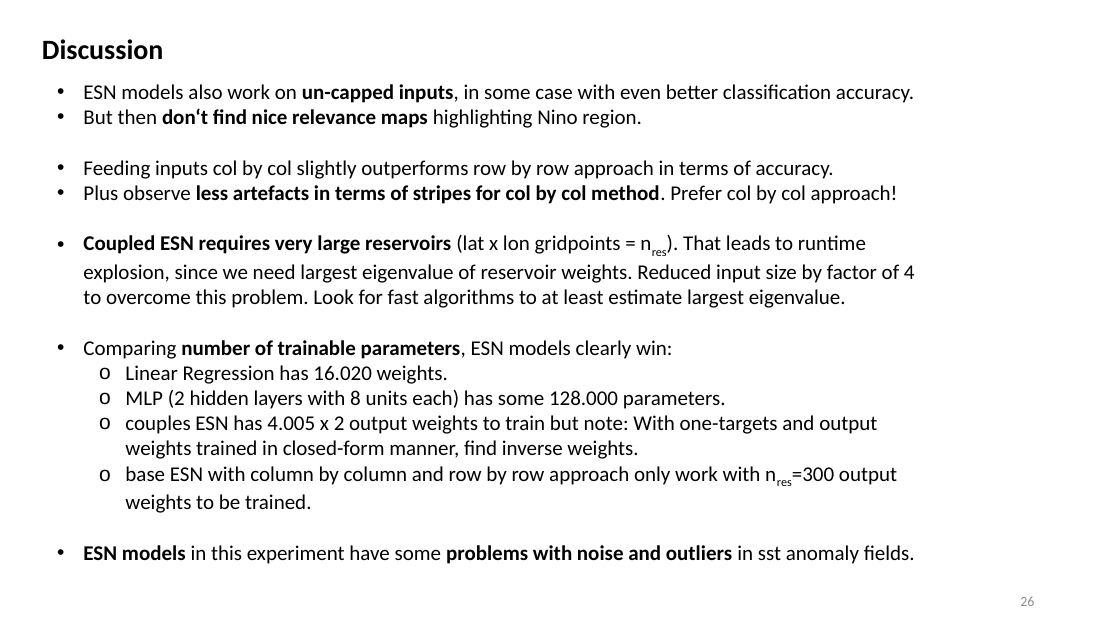
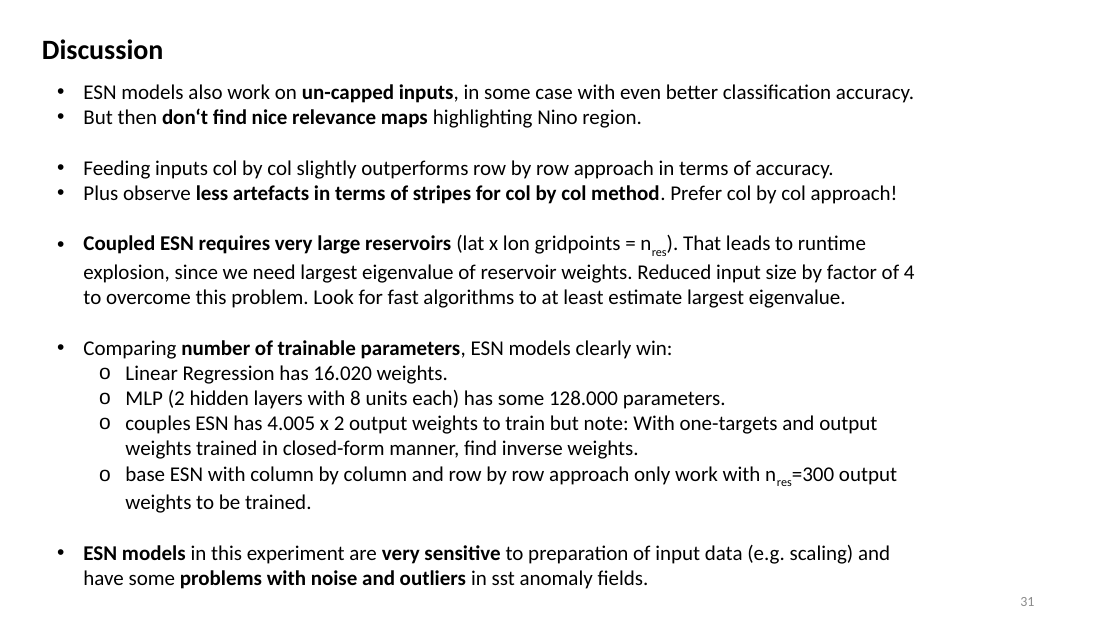
Before and after one commit to MarcoLandtHayen/EchoStateNetworks, a slide deck: slide 31 of ESN_exp09_Classification_LRP.pptx (slide 26 before the commit). Drawn at 1120x630 pixels with LibreOffice and Linux fonts; fonts in the diff are those of the drawing. Boxes give left, top, right and bottom in pixels: in the first picture for what was removed or moved away, otherwise in the second. Text is boxed around its words. In the diff, an @@ line names an element or a change of style, - is before the commit and + after.

Commit message:
startet new notebook as part4 of ESN_exp09_Classification_LRP, revising and refactoring data pre-processing, then summarized interim results in some ppt slides and updated README

```diff
--- a/ESN_exp09_Classification_LRP.pptx
+++ b/ESN_exp09_Classification_LRP.pptx
@@ text at bbox=[83, 545, 890, 589]: text changed @@
-• ESN models in this experiment have some problems with noise and outliers in sst anomaly fields.
+• ESN models in this experiment are very sensitive to preparation of input data (e.g. scaling) and have some problems with noise and outliers in sst anomaly fields.
@@ page number at bbox=[1020, 597, 1034, 606]: text changed @@
-26
+31
```
Also in this commit, not shown: 10 other slides changed, 5 slides added, 4 other files.
